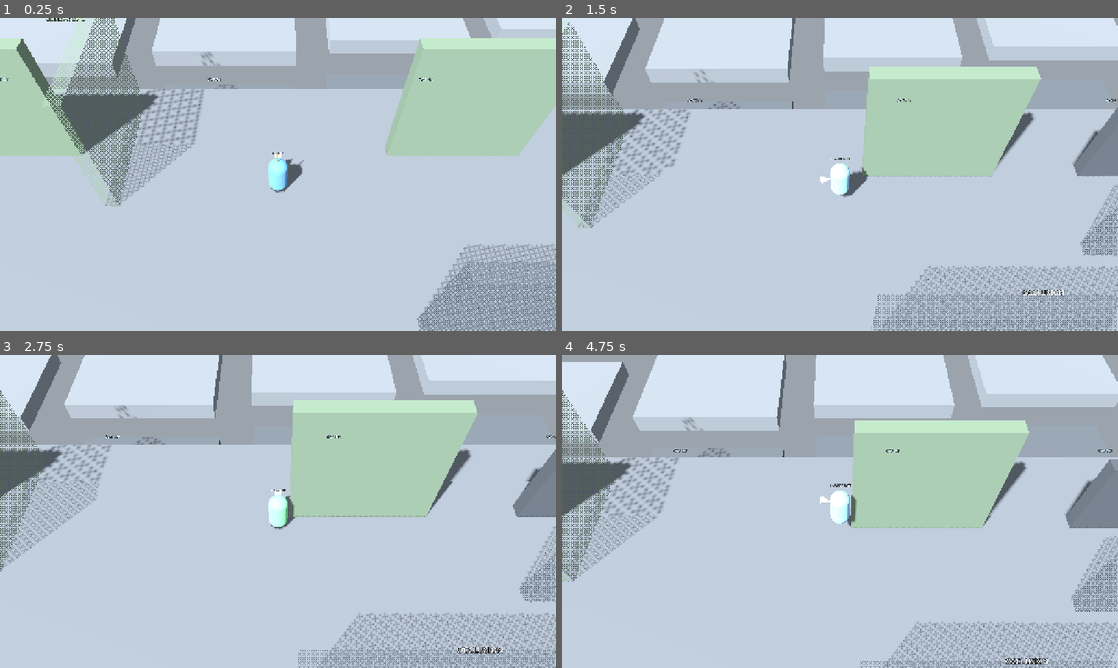
Above: before the commit, frames 1-4 (two rows, left to right).
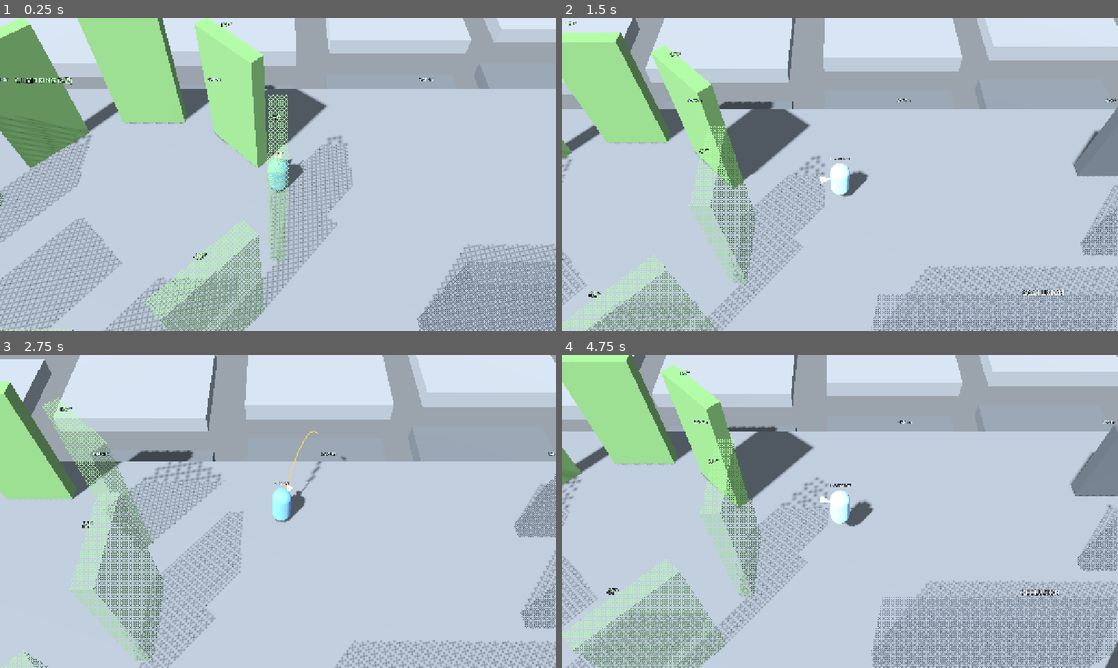
Above: after the commit, the same moments.

Repository: k3vin7/personalized_RPG
Game: Godot game, scene res://scenes/playground.tscn
Same seed, same stepped clock (60 frames per second), same inputs: the game is played once before the commit and once after it. This scene is started directly instead of the project's main scene.
Inputs (mouse positions are in pixels of both pictures, inside the frame that each line leads up to):
- Up to frame 1 (0.25 s): no input
- Up to frame 2 (1.5 s): move the mouse to (962, 158) at 0.52 s; hold F (dash) 0.53-1.28 s; tap Space (jump) at 0.77 s; move the mouse to (728, 190) at 1.27 s; tap G (grab_throw) at 1.35 s
- Up to frame 3 (2.75 s): tap Space (jump) at 1.52 s; move the mouse to (333, 442) at 2.02 s; hold Right mouse button (move_click) from 2.03 s (still down)
- Up to frame 4 (4.75 s): move the mouse to (812, 574) at 2.77 s; release Right mouse button (move_click) at 2.78 s; tap F (dash) at 2.85 s; tap Space (jump) at 3.02, 3.77, 4.52 s; move the mouse to (1006, 558) at 3.52 s; hold G (grab_throw) 3.53-4.28 s; move the mouse to (673, 464) at 4.27 s; right-click (673, 464) at 4.35 s

The runs differ from the first frame. In frame 1, 38% of the frame differs, in the area x 0-100%, y 0-100%; in frame 2, 27%; in frame 3, 37%; in frame 4, 48%.

Commit message:
등반 벽을 8방향 링으로 교체 (면 분류 임계값 경계 포함)

Diff:
--- a/scripts/world/playground.gd
+++ b/scripts/world/playground.gd
@@ -282,15 +282,35 @@
 
 # Walk onto each pedestal in turn, the way a player would, and report what the
 # body ends up carrying.
+# What the face rule says about each wall in the ring. 45 degree faces sit at
+# 0.707 against a threshold of 0.7, so they count as front faces by one per
+# cent: worth seeing written down before tuning the threshold.
+func _print_ring_faces(local: Player) -> void:
+	var forward := local.camera.get_camera_flat_forward()
+	var rows := PackedStringArray()
+	for index in CLIMB_RING_WALLS:
+		var yaw := TAU * float(index) / float(CLIMB_RING_WALLS)
+		var outward := Vector3(sin(yaw), 0.0, cos(yaw))
+		var alignment := absf(outward.dot(forward))
+		rows.append("%d°:%.3f:%s" % [
+			roundi(rad_to_deg(yaw)),
+			alignment,
+			"FRONT" if alignment > PlayerClimb.FACE_THRESHOLD else "SIDE"])
+	print("PLAYGROUND_RING_FACES %s" % " ".join(rows))
+
+
 func _run_stage4_checks(local: Player) -> void:
+	_print_ring_faces(local)
 	# Front facing wall A: free movement on the face.
-	var attached := await _attach_to(local, Vector3(-14.0, 1.5, 2.3), Vector3(0.0, 0.0, 1.0), Vector3(-14.0, 1.0, 5.0))
+	# Ring wall at 0 degrees: its face points straight at the camera.
+	var front_face := CLIMB_RING_CENTRE + Vector3(0.0, 1.5, CLIMB_RING_RADIUS + 0.3)
+	var attached := await _attach_to(local, front_face, Vector3(0.0, 0.0, 1.0), front_face + Vector3(0.0, -0.5, 2.0))
 	print("PLAYGROUND_STAGE4_ATTACH wall=A attached=%s state=%s face=%s" % [
 		attached, Player.State.keys()[local.state],
 		PlayerClimb.Face.keys()[local.climb.face] if attached else "-"])
 	if attached:
 		var before := local.global_position
-		local.climb.set_wall_target(Vector3(-12.5, 4.0, 2.3))
+		local.climb.set_wall_target(front_face + Vector3(1.2, 2.5, 0.0))
 		await get_tree().create_timer(2.0).timeout
 		print("PLAYGROUND_STAGE4_FRONT rose=%.2f sideways=%.2f stamina=%.0f" % [
 			local.global_position.y - before.y,
@@ -300,10 +320,12 @@
 		print("PLAYGROUND_STAGE4_DETACH state=%s" % Player.State.keys()[local.state])
 
 	# Side facing wall B: vertical only.
-	var side := await _attach_to(local, Vector3(-8.7, 1.5, 2.0), Vector3(1.0, 0.0, 0.0), Vector3(-6.5, 1.0, 2.0))
+	# Ring wall at 90 degrees: its face points sideways.
+	var side_face := CLIMB_RING_CENTRE + Vector3(CLIMB_RING_RADIUS + 0.3, 1.5, 0.0)
+	var side := await _attach_to(local, side_face, Vector3(1.0, 0.0, 0.0), side_face + Vector3(2.0, -0.5, 0.0))
 	if side:
 		var before := local.global_position
-		local.climb.set_wall_target(Vector3(-8.7, 4.0, 4.5))
+		local.climb.set_wall_target(side_face + Vector3(0.0, 2.5, 1.2))
 		await get_tree().create_timer(2.0).timeout
 		print("PLAYGROUND_STAGE4_SIDE face=%s rose=%.2f sideways=%.2f" % [
 			PlayerClimb.Face.keys()[local.climb.face],
@@ -316,8 +338,8 @@
 
 	# Jumping at a climbable wall and pressing jump again while touching it
 	# takes hold, and hanging there drains stamina without an entry fee.
-	await _settle(local, Vector3(-14.0, 1.0, 4.0))
-	local.global_position = Vector3(-14.0, 4.0, 4.6)
+	await _settle(local, front_face + Vector3(0.0, -0.5, 2.0))
+	local.global_position = front_face + Vector3(0.0, 2.5, 2.3)
 	local.velocity = Vector3(0.0, 0.0, -4.0)
 	local.change_state(Player.State.AIRBORNE)
 	# Let coyote time lapse first. Pressed inside it, the key is still a jump,
@@ -342,10 +364,10 @@
 		await get_tree().create_timer(1.2).timeout
 
 	# Running out of stamina drops you off the wall.
-	var tired := await _attach_to(local, Vector3(-14.0, 1.0, 2.3), Vector3(0.0, 0.0, 1.0), Vector3(-14.0, 1.0, 5.0))
+	var tired := await _attach_to(local, front_face, Vector3(0.0, 0.0, 1.0), front_face + Vector3(0.0, -0.5, 2.0))
 	if tired:
 		local.stamina = 8.0
-		local.climb.set_wall_target(Vector3(-14.0, 5.5, 2.3))
+		local.climb.set_wall_target(front_face + Vector3(0.0, 4.0, 0.0))
 		await get_tree().create_timer(1.2).timeout
 		print("PLAYGROUND_STAGE4_STAMINA stamina=%.0f state=%s" % [
 			local.stamina, Player.State.keys()[local.state]])
@@ -357,9 +379,9 @@
 		local.climb.attach(smooth, Vector3(16.0, 2.0, 2.3), Vector3(0.0, 0.0, 1.0)) if smooth != null else "no_wall"])
 
 	# Climbing to the top steps onto it.
-	var top := await _attach_to(local, Vector3(-14.0, 1.0, 2.3), Vector3(0.0, 0.0, 1.0), Vector3(-14.0, 1.0, 5.0))
+	var top := await _attach_to(local, front_face, Vector3(0.0, 0.0, 1.0), front_face + Vector3(0.0, -0.5, 2.0))
 	if top:
-		local.climb.set_wall_target(Vector3(-14.0, 5.9, 2.3))
+		local.climb.set_wall_target(front_face + Vector3(0.0, 4.4, 0.0))
 		await get_tree().create_timer(5.0).timeout
 		print("PLAYGROUND_STAGE4_MANTLE y=%.2f state=%s stamina=%.0f" % [
 			local.global_position.y, Player.State.keys()[local.state], local.stamina])
@@ -720,17 +742,38 @@
 		_sign("GAP %.0fm" % width, Vector3(lane, 1.6, gap_start + 1.0), Color("d9f3ff"))
 
 
+const CLIMB_RING_CENTRE := Vector3(-8.0, 0.0, 6.0)
+const CLIMB_RING_RADIUS := 6.0
+const CLIMB_RING_WALLS := 8
+
+
 func _build_walls() -> void:
-	# Climbable, 6 x 6. A faces the camera, B faces sideways, C faces away.
-	_box("ClimbWallA", Vector3(-14.0, 3.0, 2.0), Vector3(6.0, 6.0, 0.6), Color("7a8f7a"), CLIMBABLE_LAYER)
-	# Clear of the x=-5 gap lane: a wall beside a lane eats the run up, because
-	# agent_radius keeps the walkable surface half a metre off it.
-	_box("ClimbWallB", Vector3(-9.0, 3.0, 2.0), Vector3(0.6, 6.0, 6.0), Color("7a8f7a"), CLIMBABLE_LAYER)
-	_box("ClimbWallC", Vector3(6.0, 3.0, 2.0), Vector3(6.0, 6.0, 0.6), Color("7a8f7a"), CLIMBABLE_LAYER)
-	_sign("CLIMB A / B / C", Vector3(-9.0, 7.0, 2.0), Color("c8ffc8"))
-	# Smooth wall: looks the same, cannot be climbed.
+	# Eight climbable faces in a ring, one every 45 degrees. The face rule is
+	# |normal . camera forward| > 0.7, and 45 degrees lands on 0.707, so this
+	# ring puts a wall on each side of that threshold as well as squarely on
+	# it. Replaces the three separate walls the work order lists: those were
+	# front, side and back, which this contains.
+	for index in CLIMB_RING_WALLS:
+		var yaw := TAU * float(index) / float(CLIMB_RING_WALLS)
+		var outward := Vector3(sin(yaw), 0.0, cos(yaw))
+		var wall := _box(
+			"ClimbWall_%d" % roundi(rad_to_deg(yaw)),
+			CLIMB_RING_CENTRE + outward * CLIMB_RING_RADIUS + Vector3.UP * 3.0,
+			Vector3(3.0, 6.0, 0.6),
+			Color("6f9a63"),
+			CLIMBABLE_LAYER,
+			false,
+			yaw)
+		# The label says which way it points, so the rule can be read off the
+		# map rather than worked out.
+		_sign(
+			"%d°" % roundi(rad_to_deg(yaw)),
+			wall.position + Vector3.UP * 3.6,
+			Color("c8ffc8"))
+	_sign("CLIMB RING (8면)", CLIMB_RING_CENTRE + Vector3.UP * 8.0, Color("c8ffc8"))
+	# Smooth wall: looks similar, cannot be climbed.
 	_box("SmoothWall", Vector3(16.0, 2.0, 2.0), Vector3(6.0, 4.0, 0.6), Color("555b62"), WALL_LAYER)
-	_sign("SMOOTH", Vector3(16.0, 5.0, 2.0), Color.WHITE)
+	_sign("SMOOTH (등반 불가)", Vector3(16.0, 5.0, 2.0), Color.WHITE)
 
 
 func _build_occluders() -> void:
@@ -748,10 +791,12 @@
 		size: Vector3,
 		color: Color,
 		layer: int,
-		occluder := false) -> StaticBody3D:
+		occluder := false,
+		yaw := 0.0) -> StaticBody3D:
 	var body := StaticBody3D.new()
 	body.name = box_name
 	body.position = at_position
+	body.rotation.y = yaw
 	body.collision_layer = layer
 	var collision := CollisionShape3D.new()
 	var shape := BoxShape3D.new()
@@ -774,8 +819,9 @@
 		shader_material.set_shader_parameter("fade", 1.0)
 		mesh_instance.material_override = shader_material
 		# The face nearest the camera. The view never rotates, so the camera
-		# side is simply the larger z.
-		body.set_meta("near_z", at_position.z + size.z * 0.5)
+		# side is simply the larger z, taken from the rotated footprint.
+		var reach_z := (absf(sin(yaw)) * size.x + absf(cos(yaw)) * size.z) * 0.5
+		body.set_meta("near_z", at_position.z + reach_z)
 		body.add_to_group(OcclusionFader.WALL_GROUP)
 		if occluder:
 			body.add_to_group(OcclusionFader.OCCLUDER_GROUP)
